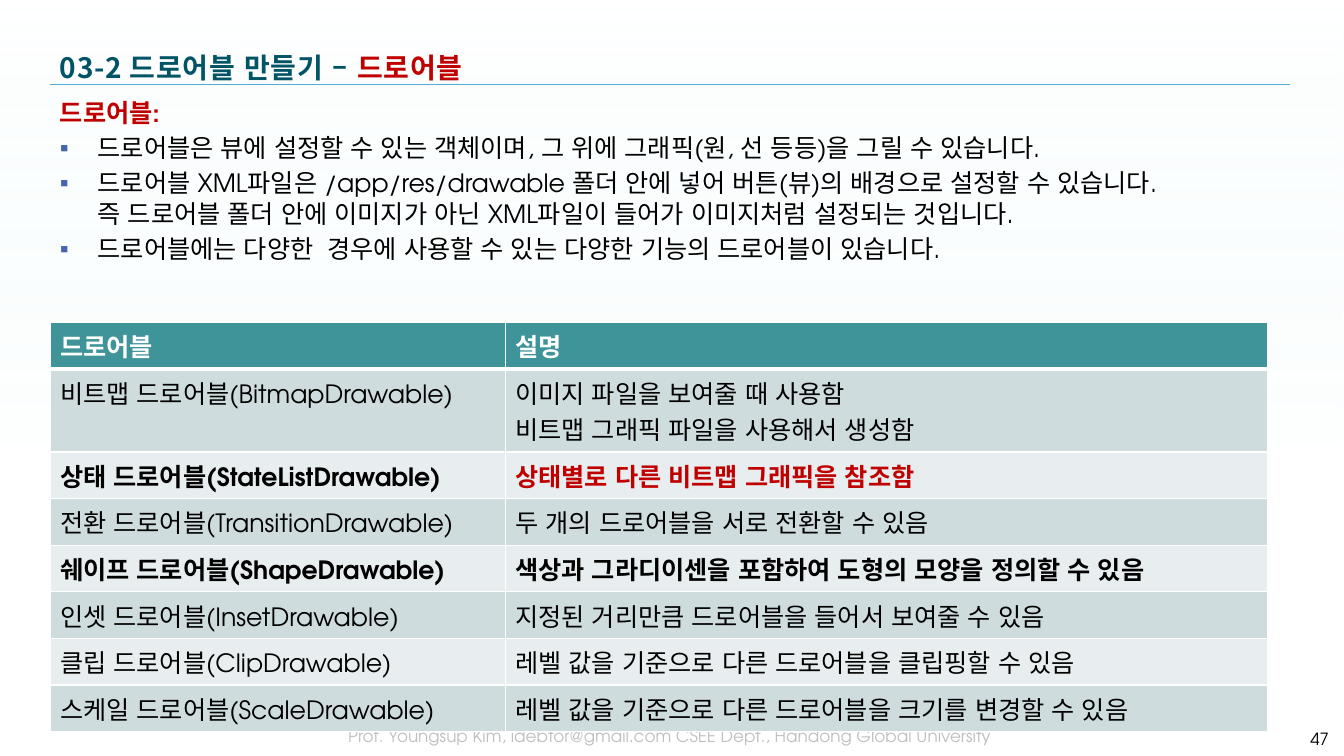
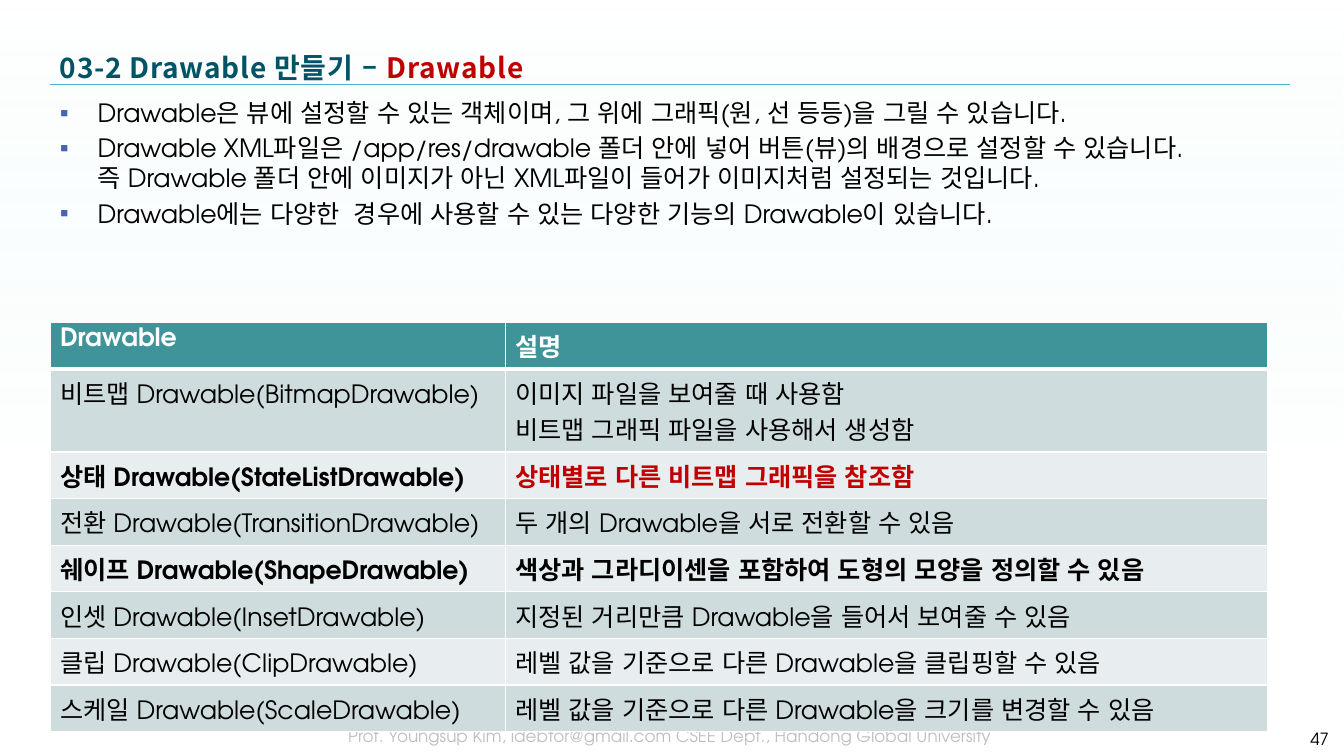
Before and after one commit to tae7841/HuStarAS, a slide deck: slide 47 of ppts/03Widget.pptx. Drawn at 1344x756 pixels with LibreOffice and Linux fonts; fonts in the diff are those of the drawing; background and template pictures are left out. Boxes give left, top, right and bottom in pixels: in the first picture for what was removed or moved away, otherwise in the second. Text is boxed around its words. In the diff, an @@ line names an element or a change of style, - is before the commit and + after.

```diff
--- a/ppts/03Widget.pptx
+++ b/ppts/03Widget.pptx
@@ title at (x1=60, y1=54, x2=524, y2=85): text changed @@
-03-2 드로어블 만들기 – 드로어블
+03-2 Drawable 만들기 – Drawable
@@ text at (x1=98, y1=101, x2=1184, y2=225): text changed @@
-드로어블:
-▪ 드로어블은 뷰에 설정할 수 있는 객체이며, 그 위에 그래픽(원, 선 등등)을 그릴 수 있습니다.
-▪ 드로어블 XML파일은 /app/res/drawable 폴더 안에 넣어 버튼(뷰)의 배경으로 설정할 수 있습니다.
-  즉 드로어블 폴더 안에 이미지가 아닌 XML파일이 들어가 이미지처럼 설정되는 것입니다.
-▪ 드로어블에는 다양한 경우에 사용할 수 있는 다양한 기능의 드로어블이 있습니다.
+▪ Drawable은 뷰에 설정할 수 있는 객체이며, 그 위에 그래픽(원, 선 등등)을 그릴 수 있습니다.
+▪ Drawable XML파일은 /app/res/drawable 폴더 안에 넣어 버튼(뷰)의 배경으로 설정할 수 있습니다.
+  즉 Drawable 폴더 안에 이미지가 아닌 XML파일이 들어가 이미지처럼 설정되는 것입니다.
+▪ Drawable에는 다양한 경우에 사용할 수 있는 다양한 기능의 Drawable이 있습니다.
@@ table at (x1=50, y1=323, x2=1268, y2=729) @@
-row 1, column 1: 드로어블
+row 1, column 1: Drawable
-row 2, column 1: 비트맵 드로어블(BitmapDrawable)
+row 2, column 1: 비트맵 Drawable(BitmapDrawable)
-row 3, column 1: 상태 드로어블(StateListDrawable)
+row 3, column 1: 상태 Drawable(StateListDrawable)
-row 4, column 1: 전환 드로어블(TransitionDrawable)
+row 4, column 1: 전환 Drawable(TransitionDrawable)
-row 4, column 2: 두 개의 드로어블을 서로 전환할 수 있음
+row 4, column 2: 두 개의 Drawable을 서로 전환할 수 있음
-row 5, column 1: 쉐이프 드로어블(ShapeDrawable)
+row 5, column 1: 쉐이프 Drawable(ShapeDrawable)
-row 6, column 1: 인셋 드로어블(InsetDrawable)
+row 6, column 1: 인셋 Drawable(InsetDrawable)
-row 6, column 2: 지정된 거리만큼 드로어블을 들어서 보여줄 수 있음
+row 6, column 2: 지정된 거리만큼 Drawable을 들어서 보여줄 수 있음
-row 7, column 1: 클립 드로어블(ClipDrawable)
+row 7, column 1: 클립 Drawable(ClipDrawable)
-row 7, column 2: 레벨 값을 기준으로 다른 드로어블을 클립핑할 수 있음
+row 7, column 2: 레벨 값을 기준으로 다른 Drawable을 클립핑할 수 있음
-row 8, column 1: 스케일 드로어블(ScaleDrawable)
+row 8, column 1: 스케일 Drawable(ScaleDrawable)
-row 8, column 2: 레벨 값을 기준으로 다른 드로어블을 크기를 변경할 수 있음
+row 8, column 2: 레벨 값을 기준으로 다른 Drawable을 크기를 변경할 수 있음
```
Also in this commit, not shown: 21 other slides changed, 3 slides added, 1 slide removed, 3 other files.
